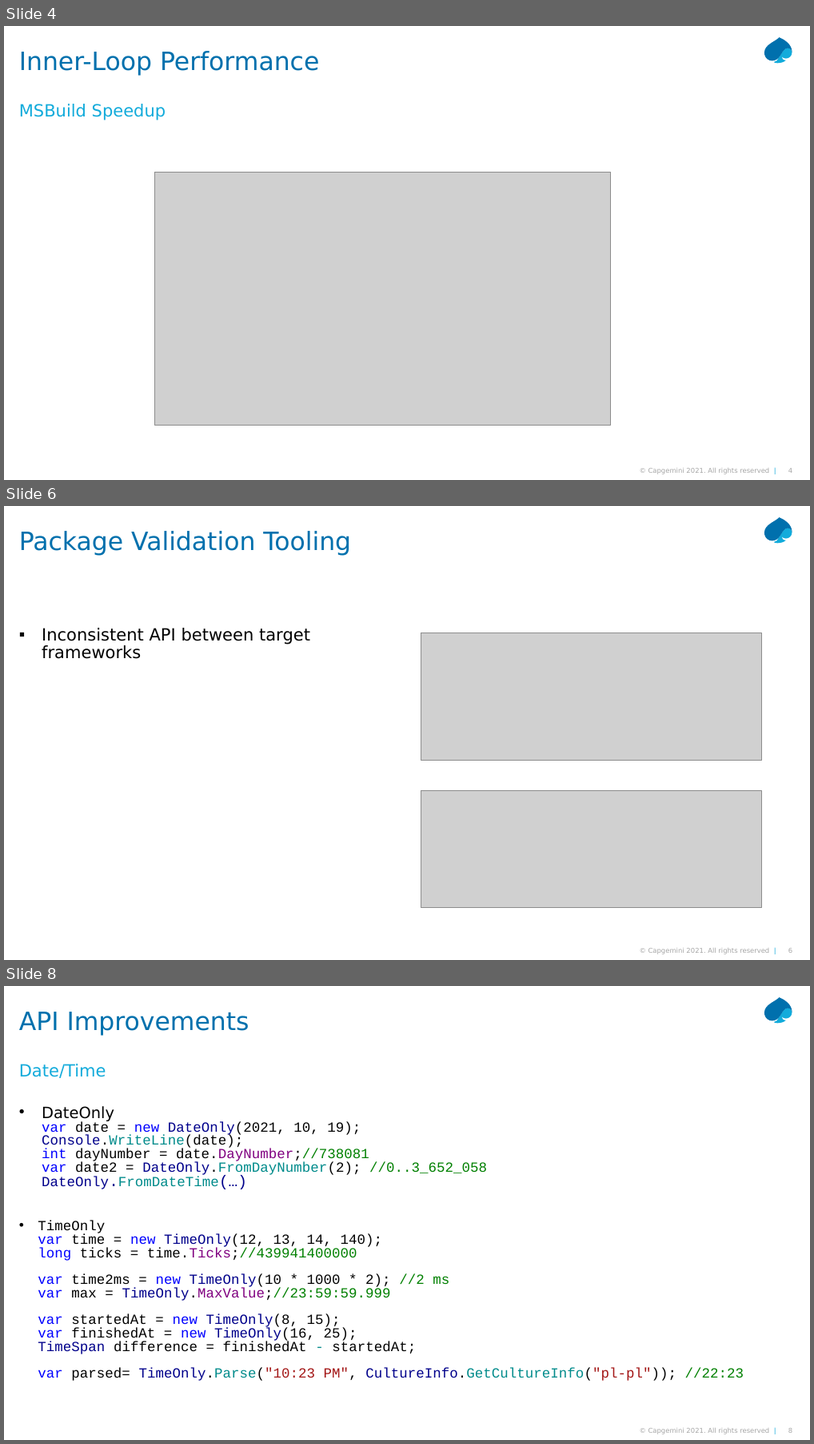
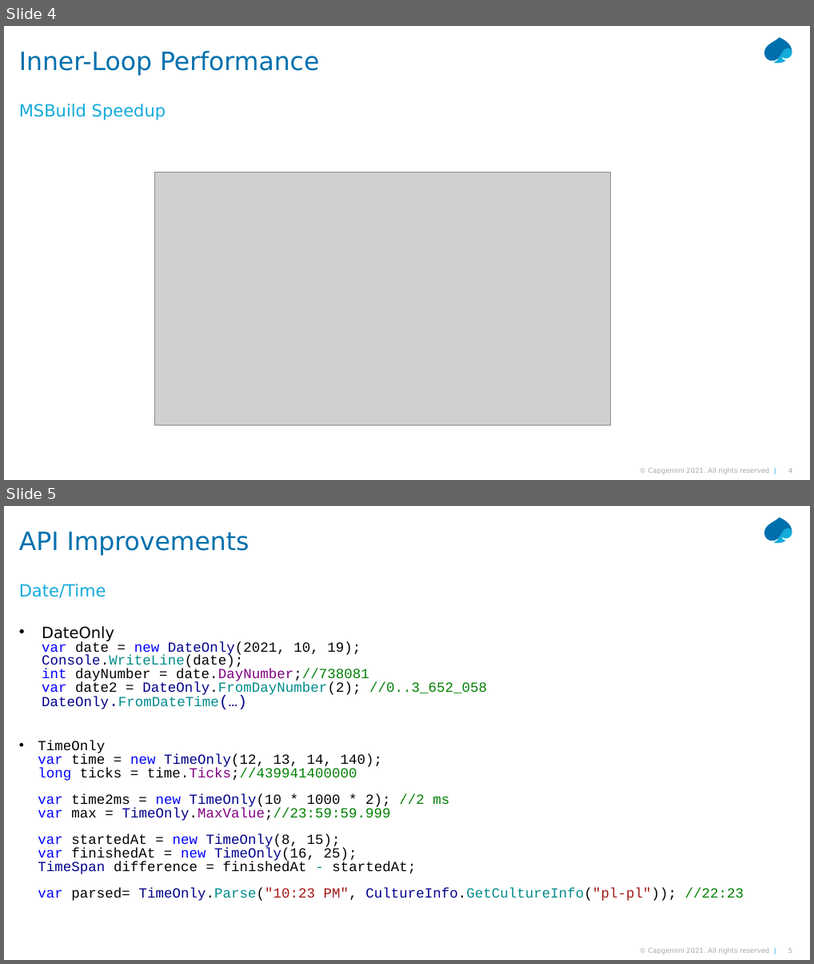
Before and after one commit to MichalBrylka/Net6Demo, a slide deck: NET 6 - Long Term Evolution London.pptx. Shown one above the other, each under a label of ours: slides 4, 6 and 8 before the commit, slides 4 and 5 after it; the slides between them are not shown. The pictures are 814x1444 and 814x964 pixels, drawn with LibreOffice and Linux fonts; fonts in the diff are those of the drawing; grey boxes stand for pictures. Boxes give left, top, right and bottom in pixels: in the first picture for what was removed or moved away, otherwise in the second. Text is boxed around its words. In the diff, an @@ line names an element or a change of style, - is before the commit and + after.

```diff
--- a/NET 6 - Long Term Evolution London.pptx
+++ b/NET 6 - Long Term Evolution London.pptx
@@ slide 6 removed at box(4, 506, 810, 960), background #FFFFFF; not listed: 4 template elements that a slide beside it also shows @@
@@ title removed at box(19, 531, 351, 556) @@
-Package Validation Tooling
@@ text removed at box(42, 628, 310, 659) @@
-▪ Inconsistent API between target frameworks
@@ picture removed at box(422, 633, 762, 760) @@
@@ picture removed at box(422, 790, 762, 907) @@
@@ what was slide 8 is now slide 5 @@
```
Also in this commit, not shown: 3 slides changed, 2 other slides removed.
